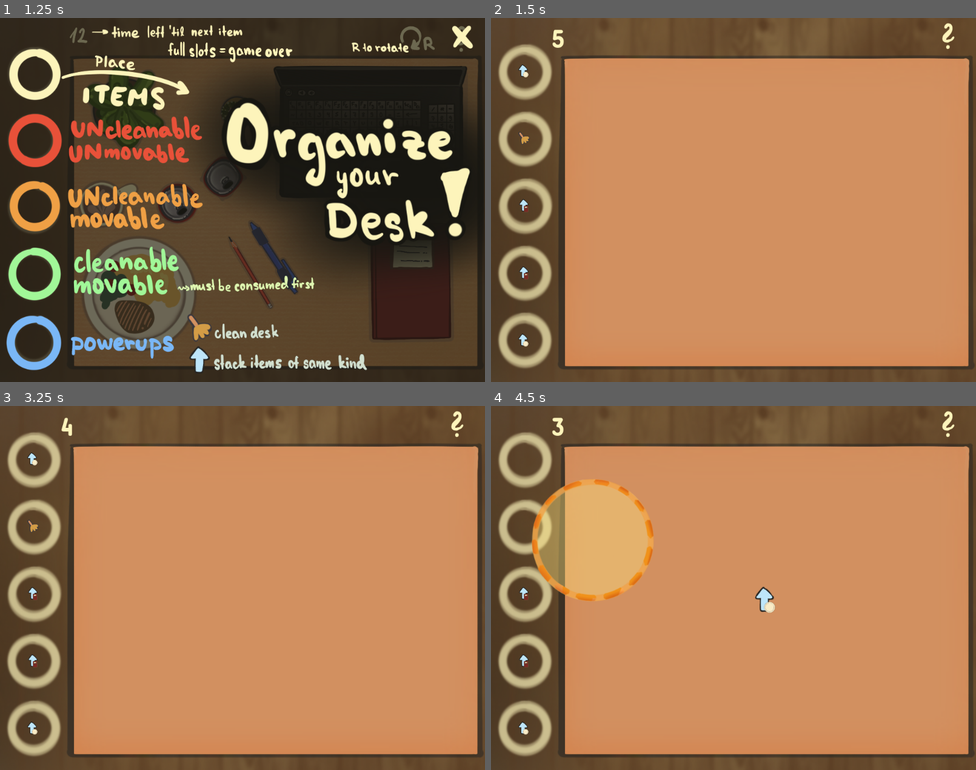
Above: before the commit, frames 1-4 (two rows, left to right).
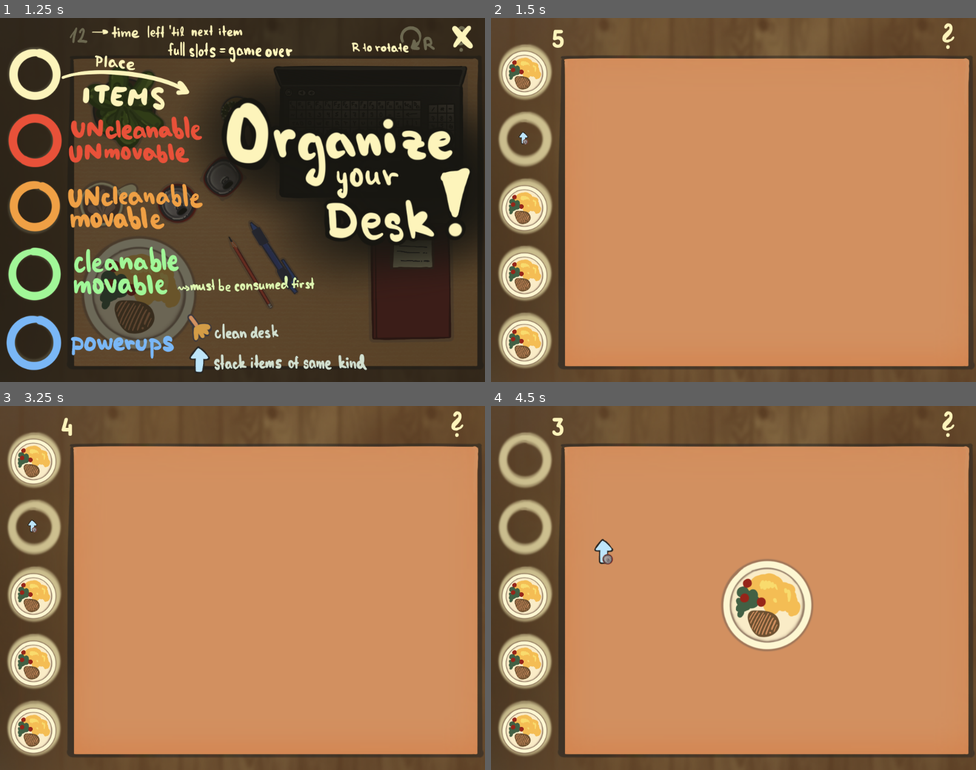
Above: after the commit, the same moments.

Repository: Nekaque/GJTraining
Game: Godot game, scene res://scenes/menu.tscn
Two runs of this game, one before a commit and one after it. Both use one fixed random seed, a clock stepped at 60 frames per second and the inputs below.
Inputs (mouse positions are in pixels of both pictures, inside the frame that each line leads up to):
- Up to frame 1 (1.25 s): click (242, 167) at 0.5 s
- Up to frame 2 (1.5 s): click (951, 36) at 1.25 s
- Up to frame 3 (3.25 s): click (460, 424) at 2 s; click (460, 424) at 2.75 s
- Up to frame 4 (4.5 s): tap Enter at 3.5 s; drag from (524, 460) to (767, 598) at 3.52 s; drag from (524, 529) to (767, 598) at 4.27 s

Frame 1 is identical in both runs. In frame 2, 3.6% of the frame differs, in the area x 2-12%, y 8-96%; in frame 3, 3.6%; in frame 4, 13%, in the area x 2-67%, y 20-96%.

Commit message:
stacking and cleaning

Diff:
--- a/scripts/collision_handler.gd
+++ b/scripts/collision_handler.gd
@@ -4,8 +4,7 @@
 var tutorial = true
 var music
 var sfx
-
-var collided = []
+var is_stackable = [false, false, false, false, false, false, false, false, false, false, false, false, false, false]
 
 func _on_music_ready() -> void:
 	$Music.volume_db = 0
--- a/scripts/item.gd
+++ b/scripts/item.gd
@@ -17,7 +17,6 @@
 var collided = false
 var is_cleanable = [true, false, true, true, false, false, false, false, false, false, false, false, false, false]
 var is_movable = [true, true, true, true, false, false, true, true, true, false, false, false, false, false]
-var is_stackable = [true, true, true, true, false, false, false, false, false, false, false, false, false, false]
 
 
 
@@ -32,17 +31,16 @@
 	Input.set_custom_mouse_cursor(default, 0, Vector2(2,2))
 
 func _on_area_entered(area: Area2D) -> void:
-	#print('entered: ', area.name)
-	#print('collisions: ', Coll.collisions)
-	#print('from: ', from)
 	if area.is_in_group('Items'):
-		collided  = true
-		Coll.collisions +=1
+		if !(stackable and area.is_in_group(animations[type])):
+			collided = true
+			Coll.collisions +=1
 
 func _on_area_exited(area: Area2D) -> void:
 	if area.is_in_group('Items'):
-		collided = false
-		Coll.collisions -=1
+		if !(stackable and area.is_in_group(animations[type])):
+			collided = false
+			Coll.collisions -=1
 
 func _on_table_colider_area_entered(area: Area2D) -> void:
 	if (area.name == 'Table'): on_table = true
@@ -55,9 +53,10 @@
 	global_scale = Vector2(0.4,0.4)
 	sprite.animation = animations[num]
 	for collider in colliders: collider.disabled = true
+	add_to_group(animations[num])
 	colliders[num].disabled = false
 	cleanable = is_cleanable[num]
-	stackable = is_stackable[num]
+	stackable = Coll.is_stackable[num]
 	position = Vector2(70, i*142 + 112)
 	init_pos = position
 	from = i
--- a/scripts/main.gd
+++ b/scripts/main.gd
@@ -9,7 +9,7 @@
 var time
 var scale
 var random = RandomNumberGenerator.new()
-var probs = [0, 0, 0, 0, 0, 0, 0, 0 ,0, 1, 1, 1,1, 1]
+var probs = [5, 0, 0, 0, 0, 0, 0, 0 ,0, 1, 1, 1,1, 1]
 var shake = false
 var holding = load("res://assets/buttons/hand_holding.png")
 var default = load("res://assets/buttons/hand_default.png")
@@ -75,7 +75,6 @@
 func _input(event: InputEvent) -> void:
 	if event is InputEventMouseButton and event.button_index == MOUSE_BUTTON_LEFT:
 		if event.is_action_pressed('click'):
-			#print(items)
 			if (!dragging):
 				for it in items:
 					if it.mouse_in:
@@ -98,13 +97,24 @@
 			else:
 				dragging.init_pos = dragging.position
 				if dragging.type == 13: clean()
+				elif dragging.type >=9 and dragging.type <= 12:
+					Coll.is_stackable[dragging.type-9] = true
+					probs[dragging.type] = 0
+					occupied[dragging.from] = false
+					for i in len(items):
+						if (items[i] == dragging):
+							items.pop_at(i)
+							break
+					dragging.queue_free()
+					dragging = null
+
 				elif (dragging.from >= 0):
 					score+=1
 					if (score%5 == 0): time -= 1
 					$End/Score.text = str(score)
 					occupied[dragging.from] = false
 					dragging.placed()
-					dragging = null
+				dragging = null
 	if (event.is_action_pressed("rotate") and dragging): dragging.rotate(deg_to_rad(90))
 
 
@@ -140,7 +150,6 @@
 	for it in free: it.queue_free()
 	dragging = null
 	items = legit
-	Coll.collisions = 0
 
 func _on_button_pressed() -> void:
 	get_tree().paused = false
